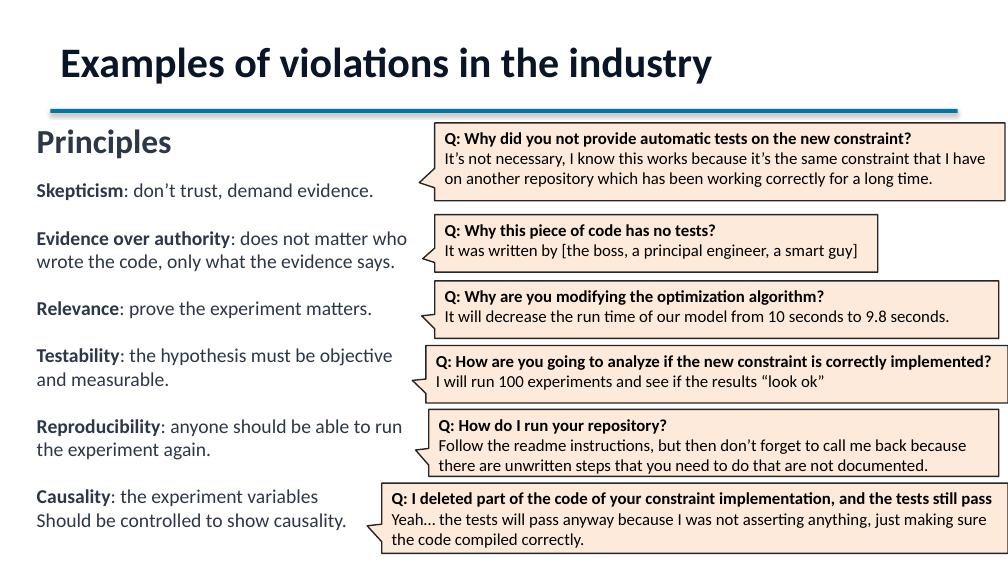
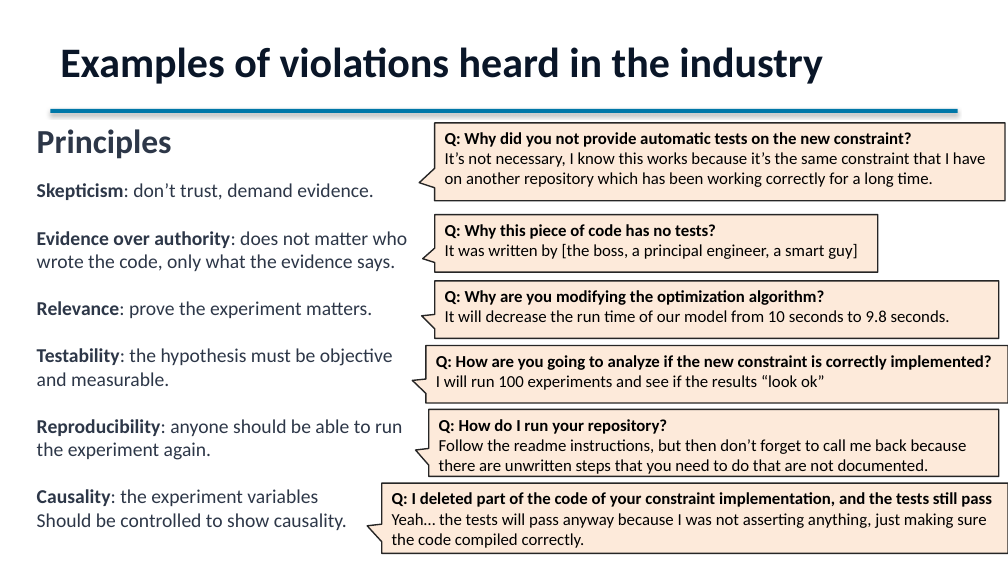
Before and after one commit to sefop/sefop-training-hub, a slide deck: slide 20 of workshops/2026-06-29-purdue/Purdue_Workshop.pptx. Drawn at 1008x567 pixels with LibreOffice and Linux fonts; fonts in the diff are those of the drawing. Boxes give left, top, right and bottom in pixels: in the first picture for what was removed or moved away, otherwise in the second. Text is boxed around its words. In the diff, an @@ line names an element or a change of style, - is before the commit and + after.

```diff
--- a/workshops/2026-06-29-purdue/Purdue_Workshop.pptx
+++ b/workshops/2026-06-29-purdue/Purdue_Workshop.pptx
@@ text at bbox=[60, 47, 823, 84]: text changed @@
-Examples of violations in the industry
+Examples of violations heard in the industry
```
Also in this commit, not shown: 6 other slides changed, 12 slides added, 5 slides removed.
